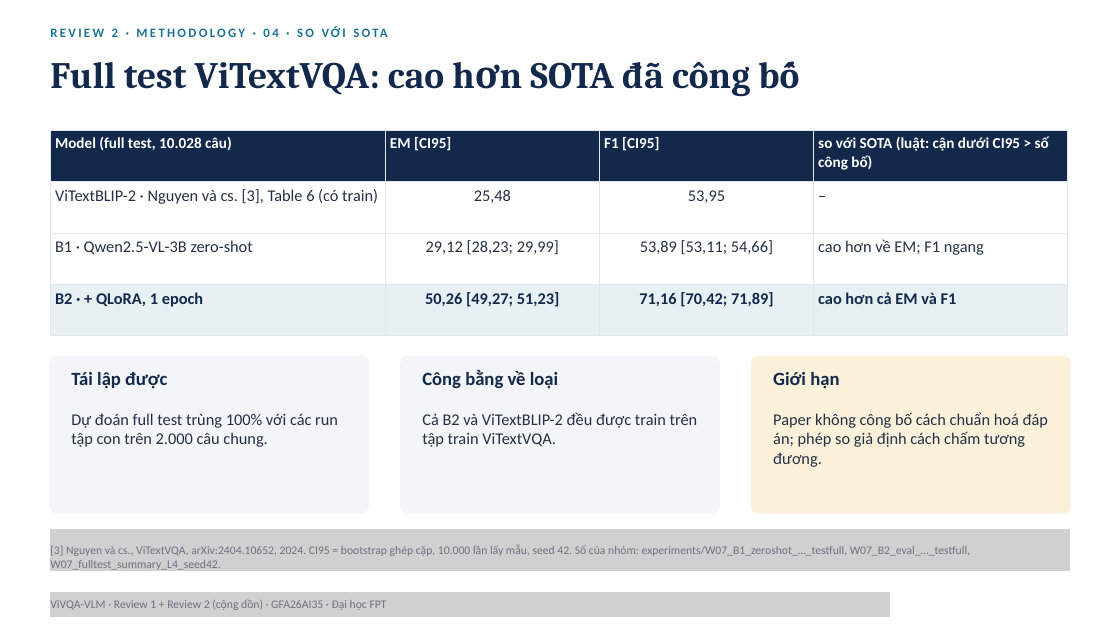
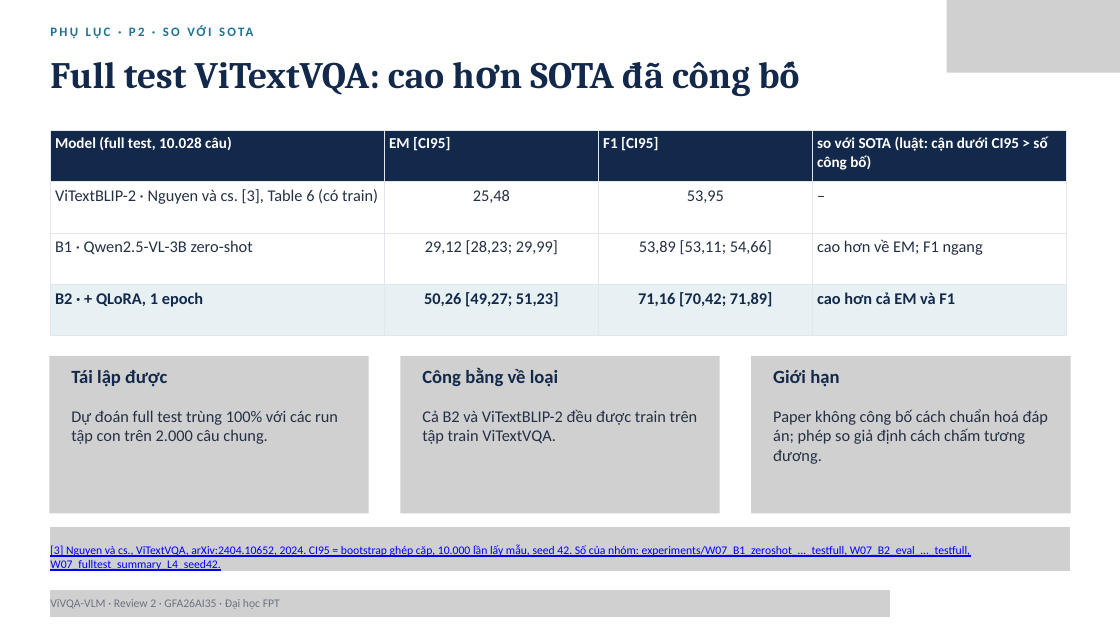
Before and after one commit to PLHGNAOH/ViVQA-VLM, a slide deck: slide 36 of docs/04_slides/cumulative/ViVQA-VLM_Review1-2_KLTN.pptx (slide 31 before the commit). Drawn at 1120x630 pixels with LibreOffice and Linux fonts; fonts in the diff are those of the drawing; grey boxes stand for pictures. Boxes give left, top, right and bottom in pixels: in the first picture for what was removed or moved away, otherwise in the second. Text is boxed around its words. In the diff, an @@ line names an element or a change of style, - is before the commit and + after.

```diff
--- a/docs/04_slides/cumulative/ViVQA-VLM_Review1-2_KLTN.pptx
+++ b/docs/04_slides/cumulative/ViVQA-VLM_Review1-2_KLTN.pptx
@@ picture added at [947, 0, 1120, 73] @@
@@ text at [817, 137, 892, 148]: text changed @@
-REVIEW 2 · METHODOLOGY · 04 · SO VỚI SOTA
+PHỤ LỤC · P2 · SO VỚI SOTA
@@ picture added at [49, 356, 368, 514] @@
@@ freeform shape removed at [50, 356, 368, 513] @@
@@ picture added at [400, 356, 720, 514] @@
@@ freeform shape removed at [401, 356, 720, 513] @@
@@ picture added at [751, 356, 1070, 514] @@
@@ freeform shape removed at [752, 356, 1070, 513] @@
@@ text "[3] Nguyen và cs., ViTextVQA, ..." at [50, 545, 970, 572]: text colour #6B7280 to #0000FF, underline on @@
@@ picture added at [50, 528, 1070, 571] @@
@@ text at [50, 599, 280, 609]: text changed @@
-ViVQA-VLM · Review 1 + Review 2 (cộng dồn) · GFA26AI35 · Đại học FPT
+ViVQA-VLM · Review 2 · GFA26AI35 · Đại học FPT
@@ picture added at [50, 590, 890, 617] @@
```
Also in this commit, not shown: 37 other slides changed, 4 slides added, 6 slides removed, 3 other files.
